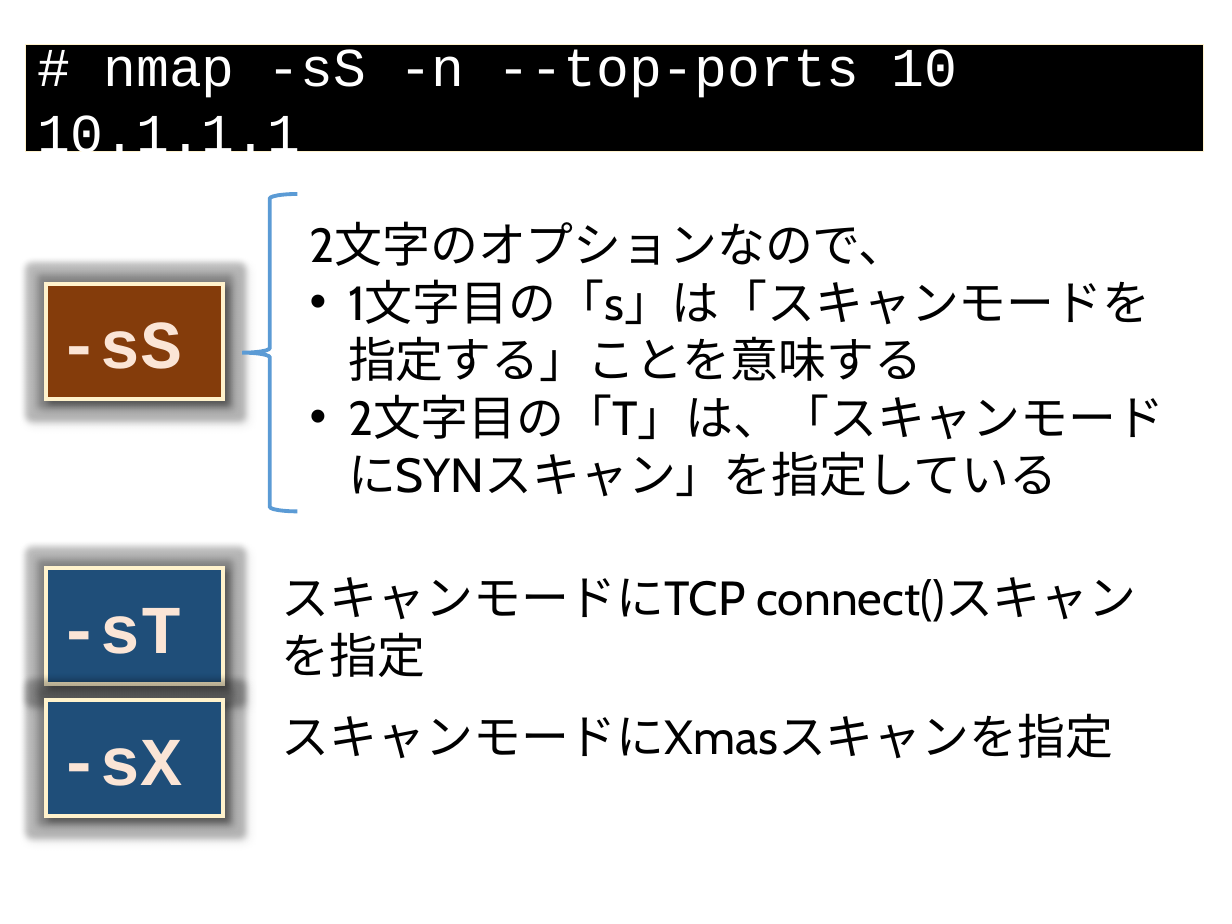
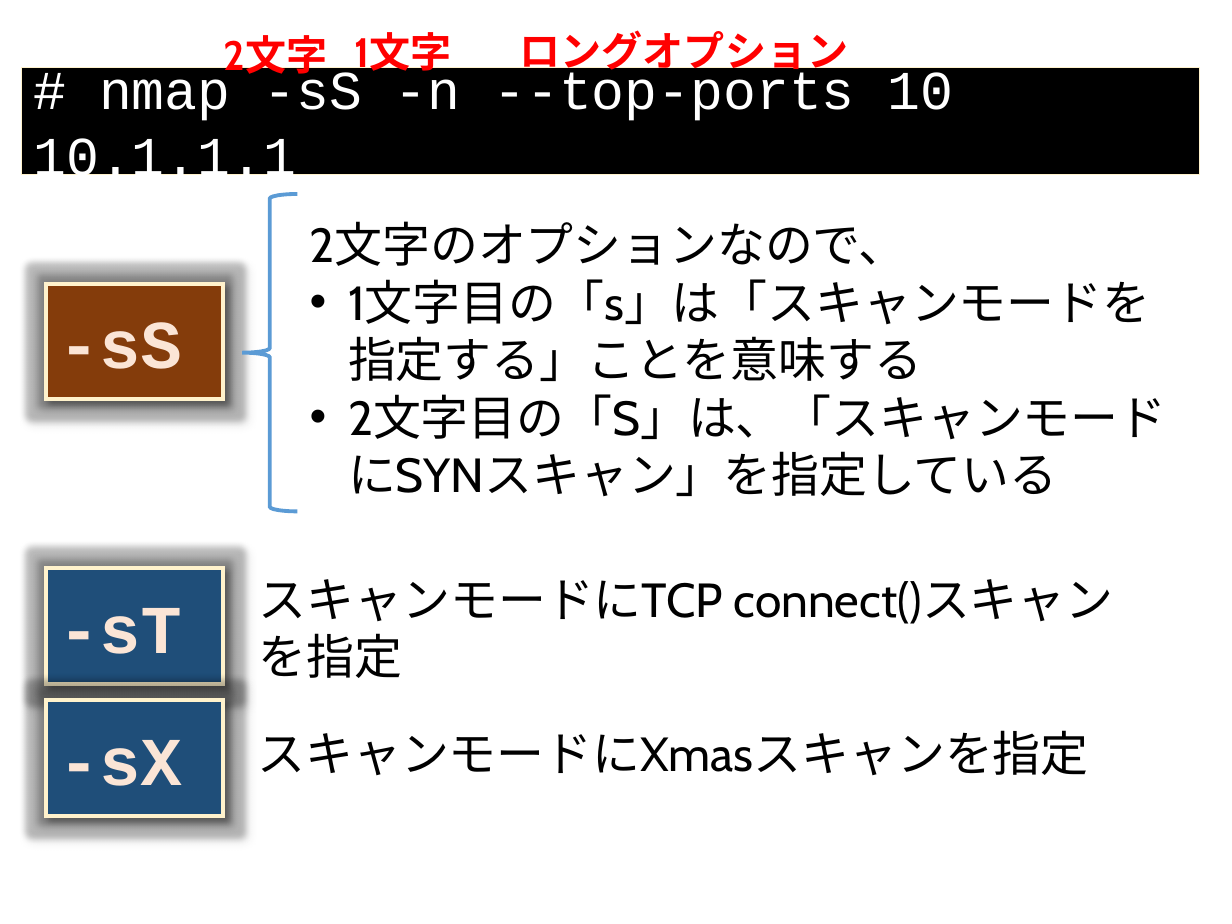
Before and after one commit to ozuma/sumida_sec, a slide deck: slide 10 of 2015-no.2/ppt/00_ozuma.pptx (slide 7 before the commit). Drawn at 1232x924 pixels with LibreOffice and Linux fonts; fonts in the diff are those of the drawing. Boxes give left, top, right and bottom in pixels: in the first picture for what was removed or moved away, otherwise in the second. Text is boxed around its words. In the diff, an @@ line names an element or a change of style, - is before the commit and + after.

```diff
--- a/2015-no.2/ppt/00_ozuma.pptx
+++ b/2015-no.2/ppt/00_ozuma.pptx
@@ text added at [224, 35, 328, 79], 24 pt, text #FF0000, bold @@
+2文字
@@ text added at [354, 33, 451, 77], 24 pt, text #FF0000, bold @@
+1文字
@@ text added at [520, 30, 849, 77], 24 pt, text #FF0000, bold @@
+ロングオプション
@@ rectangle "# nmap -sS -n --top-ports ...": place and size @@
-rectangle "# nmap -sS -n --top-ports ..." at [26, 44, 1204, 152]
+rectangle "# nmap -sS -n --top-ports ..." at [21, 67, 1199, 174]
@@ text at [348, 394, 1167, 496]: text changed @@
-• 2文字目の「T」は、「スキャンモードにSYNスキャン」を指定している
+• 2文字目の「S」は、「スキャンモードにSYNスキャン」を指定している
@@ text "スキャンモードにTCP connect()スキャンを指定": place and size @@
-text "スキャンモードにTCP connect()スキャンを指定" at [282, 577, 1137, 677]
+text "スキャンモードにTCP connect()スキャンを指定" at [259, 579, 1114, 678]
@@ text "スキャンモードにXmasスキャンを指定": place and size @@
-text "スキャンモードにXmasスキャンを指定" at [282, 713, 1113, 758]
+text "スキャンモードにXmasスキャンを指定" at [258, 730, 1089, 775]
```
Also in this commit, not shown: 3 other slides changed, 2 other files.
